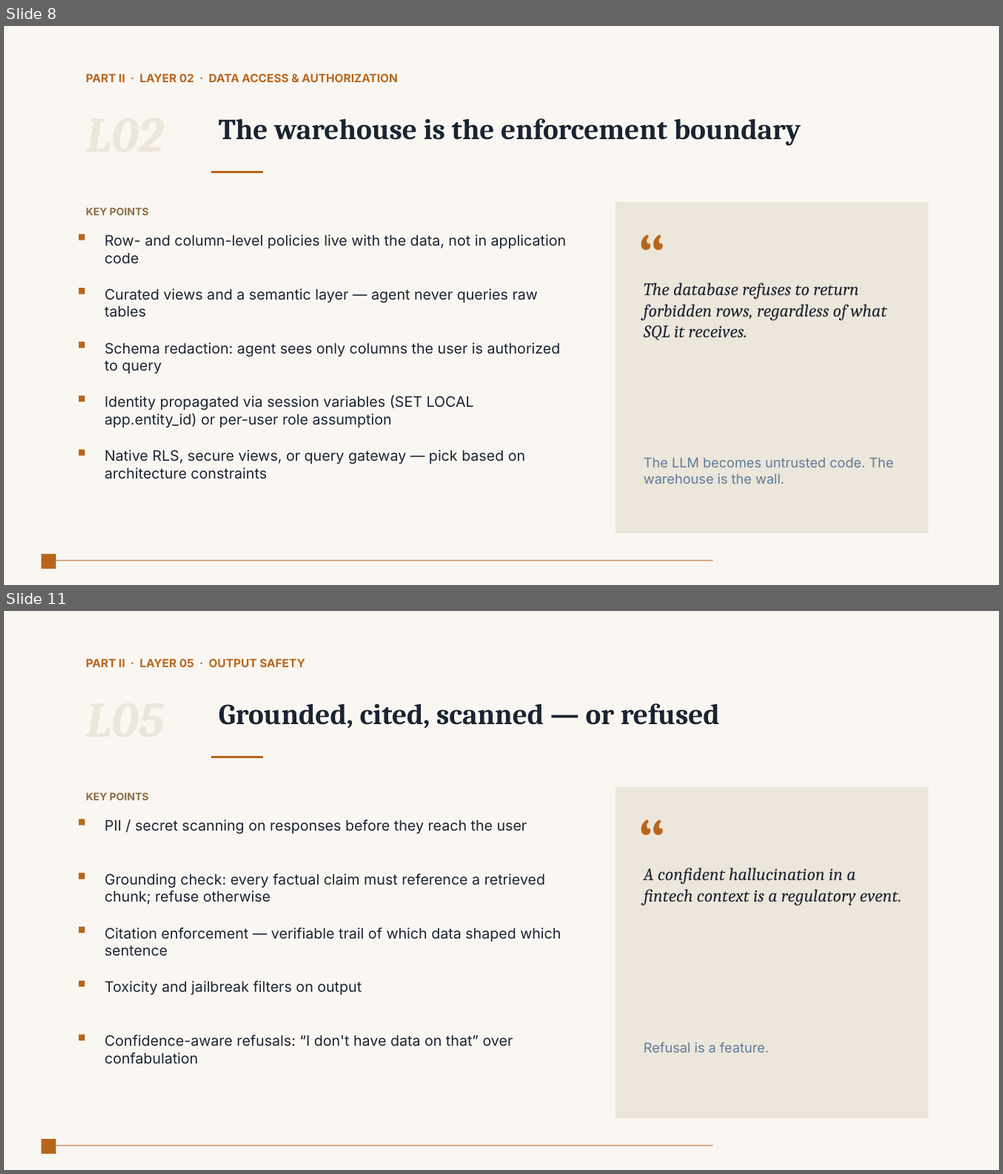
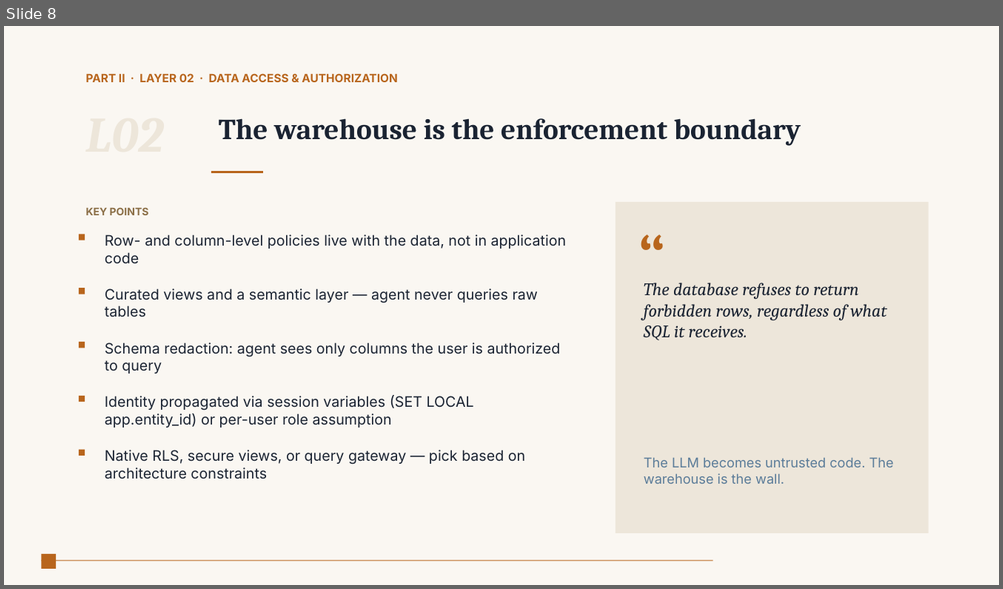
Before and after one commit to srsubramanian/AgentHub-Starter, a slide deck: Claude-by-Anthropic-for-PowerPoint.pptx. Shown one above the other, each under a label of ours: slides 8 and 11 before the commit, slide 8 after it; the slides between them are not shown. The pictures are 1003x1174 and 1003x589 pixels, drawn with LibreOffice and Linux fonts; fonts in the diff are those of the drawing. Boxes give left, top, right and bottom in pixels: in the first picture for what was removed or moved away, otherwise in the second. Text is boxed around its words. In the diff, an @@ line names an element or a change of style, - is before the commit and + after.

```diff
--- a/Claude-by-Anthropic-for-PowerPoint.pptx
+++ b/Claude-by-Anthropic-for-PowerPoint.pptx
@@ slide 11 removed at (4, 611, 999, 1170), background #FAF7F2; not listed: 2 template elements that a slide beside it also shows @@
@@ text removed at (86, 658, 305, 667) @@
-PART II · LAYER 05 · OUTPUT SAFETY
@@ text removed at (219, 703, 720, 729) @@
-Grounded, cited, scanned — or refused
@@ rectangle removed at (211, 756, 263, 758) @@
@@ rectangle removed at (615, 787, 928, 1119) @@
@@ text removed at (86, 792, 149, 800) @@
-KEY POINTS
@@ text removed at (631, 792, 693, 854) @@
-“
@@ rectangle removed at (79, 819, 85, 825) @@
@@ text removed at (105, 820, 527, 834) @@
-PII / secret scanning on responses before they reach the user
@@ rectangle removed at (79, 873, 85, 879) @@
@@ text removed at (105, 874, 545, 905) @@
-Grounding check: every factual claim must reference a retrieved chunk; refuse otherwise
@@ text removed at (643, 868, 901, 906) @@
-A confident hallucination in a fintech context is a regulatory event.
@@ rectangle removed at (79, 927, 85, 934) @@
@@ text removed at (105, 928, 560, 942) @@
-Citation enforcement — verifiable trail of which data shaped which sentence
@@ rectangle removed at (79, 981, 85, 987) @@
@@ text removed at (105, 981, 361, 995) @@
-Toxicity and jailbreak filters on output
@@ rectangle removed at (79, 1035, 85, 1041) @@
@@ text removed at (105, 1035, 513, 1065) @@
-Confidence-aware refusals: “I don't have data on that” over confabulation
@@ text removed at (643, 1042, 768, 1053) @@
-Refusal is a feature.
```
Also in this commit, not shown: 10 slides changed, 9 other slides removed, 2 other files.
